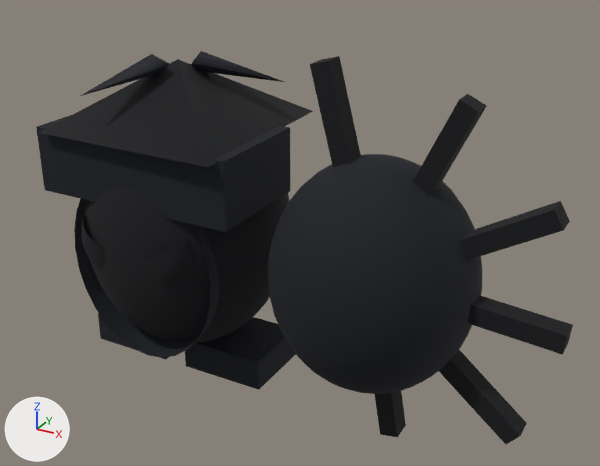
Two versions of the glTF model public/assets/characters/carrot/carrot.glb, one commit apart.
Camera for both pictures: a camera (50 mm lens) standing at (3.29, -4.37, 3.34) and looking at (0.93, -0.08, 1.2). The axes (+X, +Y, +Z) are drawn at lower left. The lights are the same throughout. Where no turn or scale is listed for an object, it has been applied to the vertices. Vertices at the same position are counted once.

Names of what the first picture shows: 'eyeSocketL', 'eyeSocketR', 'faceDome', 'finger1', 'finger2', 'finger3', 'finger4', 'finger5', 'finger6', 'footR', 'headBall', 'hornL', 'hornR', 'palm', 'roof', 'visor'.
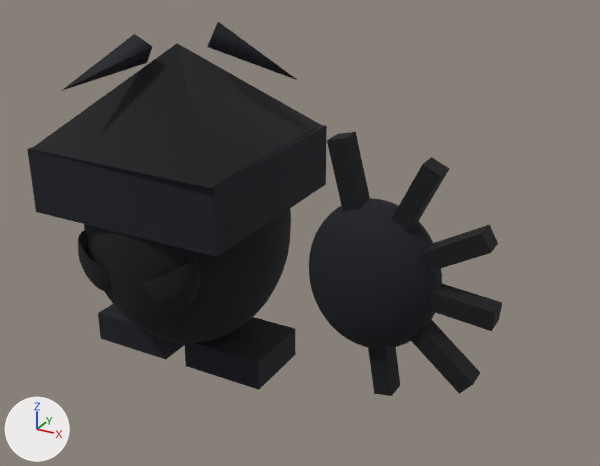
ob_hat is not drawn itself; it is the parent of ob_roof.

Where the newer file only moved an object's origin or applied its transform, the numbers keep the older frame.

The edits, one by one:
me_mesh_7 has 8 vertices, 12 faces and spans x -0.725..0.725, y -0.39..0.39, z -0.22..0.22.
me_mesh_7 is used by ob_visor; location (0.0, -0.22, 1.587).
Before the commit, vertices of me_mesh_7: 0 (0.725, -0.39, 0.22) at pixel (223, 161), 1 (0.725, 0.39, 0.22) at pixel (290, 127), 2 (0.725, -0.39, -0.22) at pixel (225, 232), 3 (0.725, 0.39, -0.22) at pixel (290, 191), 4 (-0.725, 0.39, 0.22).
Before the commit, vertices of me_mesh_7: 5 (-0.725, -0.39, 0.22) at pixel (36, 126), 6 (-0.725, 0.39, -0.22), 7 (-0.725, -0.39, -0.22) at pixel (44, 190).
Part 1, on me_mesh_7:
Vertices 0, 2, 5, 7 of me_mesh_7 move by (0.0, -0.31, 0.0).
Vertices 1, 3, 4, 6 of me_mesh_7 move by (0.0, 0.31, 0.0).
me_mesh_20 has 580 vertices, 1064 faces and spans x -0.58..0.58, y -0.58..0.58, z -0.58..0.58.
me_mesh_20 is used by ob_palm; parent ob_armright; location (0.0, 0.0, 0.0); scale (1.12, 1.08, 1.28).
me_mesh_20 part 2: the whole mesh is scaled about its middle by (0.655, 0.425, 0.655).
Object 'faceDome' (ob_facedome) is deleted.
In object 'eyesGroup' (ob_eyesgroup), parent is no longer ob_facedome.
In object 'eyeSocketL' (ob_eyesocketl), parent is no longer ob_facedome.
Object 'eyeSocketL' (ob_eyesocketl) moves from (-0.21, -0.13, -0.01) to (-0.25, -0.13, -0.02).
In object 'eyeSocketR' (ob_eyesocketr), parent is no longer ob_facedome.
In object 'eyeL' (ob_eyel), parent is no longer ob_facedome.
In object 'eyeR' (ob_eyer), parent is no longer ob_facedome.
Object 'hat' (ob_hat) moves from (0.0, 0.0, 0.52) to (0.0, 0.0, 0.42).
Object 'visor' (ob_visor) moves from (0.0, -0.22, 1.587) to (0.0, -0.01, 1.465).
Object 'roof' (ob_roof) moves from (0.0, -0.02, 0.26) to (0.0, -0.02, 0.36).
Object 'roof' (ob_roof) is rescaled from (1.0, 1.05, 0.55) to (1.0, 1.05, 0.85).
Object 'hornL' (ob_hornl) moves from (-0.38, -0.14, 0.2) to (-0.48, -0.14, 0.2).
Object 'hornR' (ob_hornr) moves from (0.38, -0.14, 0.2) to (0.48, -0.14, 0.2).
Object 'hornR' (ob_hornr) turns from (40, 111, 17) to (-28, 120, -46) degrees about x, y and z.
Object 'finger1' (ob_finger1) moves from (-0.217, -0.02, 0.811) to (-0.104, -0.02, 0.386).
Object 'finger2' (ob_finger2) moves from (0.347, -0.02, 0.743) to (0.169, -0.02, 0.363).
Object 'finger3' (ob_finger3) moves from (0.693, -0.02, 0.4) to (0.329, -0.02, 0.19).
Object 'finger4' (ob_finger4) moves from (0.777, -0.02, -0.068) to (0.379, -0.02, -0.0331).
Object 'finger5' (ob_finger5) moves from (0.628, -0.02, -0.527) to (0.322, -0.02, -0.27).
Object 'finger6' (ob_finger6) moves from (0.125, -0.02, -0.709) to (0.0729, -0.02, -0.414).

What differs and where, as boxes [x1, y1, x2, y2] in the pictures (600 x 466 px):
'palm', mesh rescaled (38% narrower, 37% shorter): before [268, 154, 482, 394]; after [309, 198, 442, 349]
'visor', reshaped, moved (18% wider, 13% taller): before [36, 115, 290, 232]; after [27, 125, 327, 257]
'roof', moved, rescaled (34% taller): before [39, 59, 313, 167]; after [31, 43, 321, 188]
'finger1', moved: before [310, 56, 361, 167]; after [327, 132, 370, 212]
'finger4', moved: before [468, 295, 573, 355]; after [428, 284, 502, 331]
'finger5', moved: before [439, 350, 527, 444]; after [410, 320, 480, 394]
'finger3', moved: before [460, 201, 570, 261]; after [422, 224, 498, 272]
'faceDome', deleted (black): before [74, 199, 219, 358]
'finger2', moved: before [413, 94, 487, 196]; after [392, 157, 449, 233]
'hornL', moved, rescaled (35% taller): before [81, 54, 169, 96]; after [61, 34, 152, 91]
'hornR', moved, rescaled, turned: before [192, 51, 284, 82]; after [207, 22, 297, 80]
'finger6', moved: before [375, 391, 406, 437]; after [368, 347, 400, 396]
'eyeSocketL', moved: before [82, 215, 106, 270]; after [78, 231, 112, 293]
'footL', unchanged, uncovered by the edit: before [98, 313, 169, 360]; after [98, 304, 184, 360]
